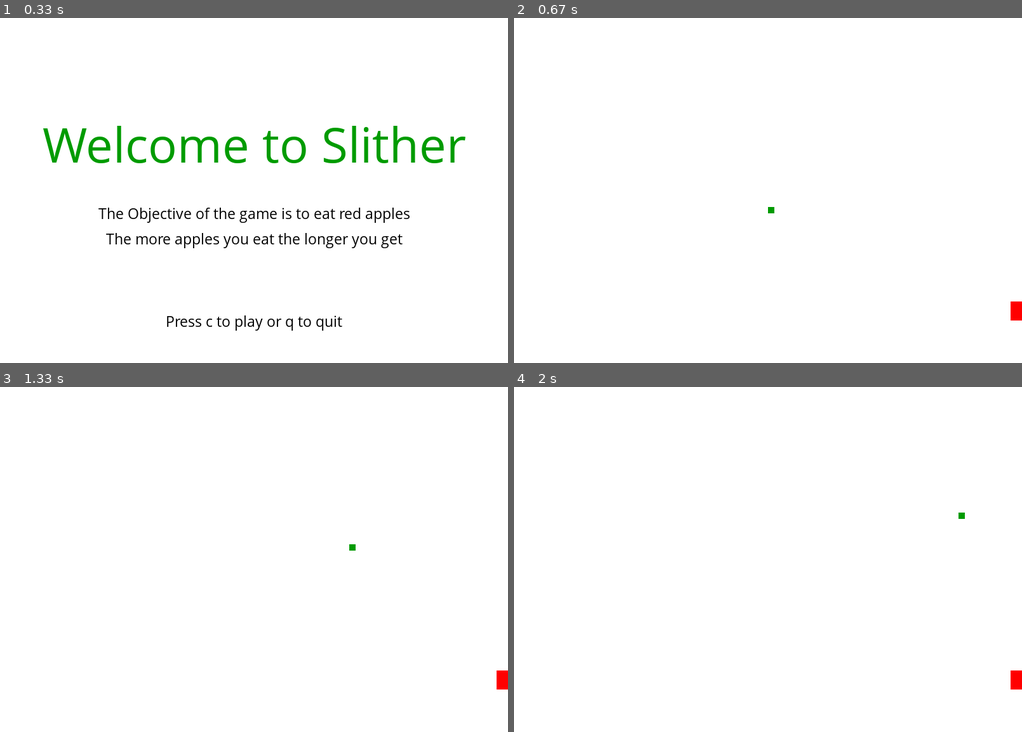
Above: before the commit, frames 1-4 (two rows, left to right).
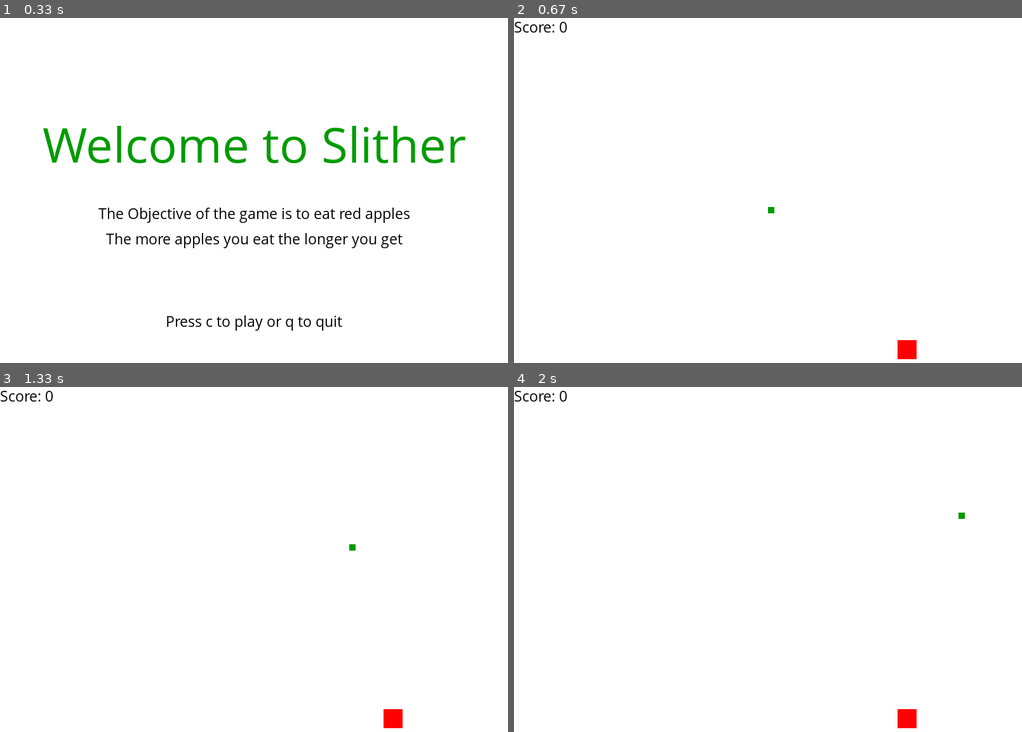
Above: after the commit, the same moments.

Repository: ravenusmc/Learn_Pygame
Game: pygame game, started from main.py
The game is run twice, just before and just after one commit, with the same random seed, the same clock (stepped at 60 frames per second) and the same inputs.
Inputs:
- Up to frame 1 (0.33 s): no input
- Up to frame 2 (0.67 s): tap C at 0.33 s
- Up to frame 3 (1.33 s): hold Right 0.67-1.13 s; hold Up from 1.17 s (still down)
- Up to frame 4 (2 s): release Up at 1.47 s; hold Right 1.5-1.97 s

Frame 1 is identical in both runs. In frame 2, 0.4% of the frame differs, in the area x 0-100%, y 1-99%; in frame 3, 0.4%; in frame 4, 0.4%.

Commit message:
added a score function

Diff:
--- a/main.py
+++ b/main.py
@@ -25,6 +25,16 @@
 largefont = pygame.font.SysFont("comicsansms", 80)
 
 ##Functions
+def score(score):
+    text = smallfont.render("Score: "+str(score), True, black)
+    gameDisplay.blit(text, [0,0])
+
+def randAppleGen():
+    randAppleX = round(random.randrange(0, display_width - block_size))
+    randAppleY = round(random.randrange(0, display_height - block_size))
+
+    return randAppleX,randAppleY
+
 def game_intro():
 
     intro = True
@@ -94,8 +104,7 @@
     snakeList = []
     snakeLength = 1
 
-    randAppleX = round(random.randrange(0, display_width - block_size)) #/10.0)* 10.0
-    randAppleY = round(random.randrange(0, display_height - block_size)) #/ 10.0) * 10.0
+    randAppleX,randAppleY = randAppleGen()
 
     while not gameExit:
 
@@ -160,9 +169,10 @@
                 gameOver = True
 
         snake(block_size, snakeList)
+        score(snakeLength-1)
         pygame.display.update()
 
-        #Controls eating an apple when the apple is different sizes
+        #Controls eating an apple when the apple is different sizes, OLD CODE
 ##        if lead_x >= randAppleX and lead_x <= randAppleX + AppleThickness:
 ##            if lead_y >= randAppleY and lead_y <= randAppleY + AppleThickness:
 ##                randAppleX = round(random.randrange(0, display_width - block_size)) #/10.0)* 10.0
@@ -171,12 +181,10 @@
 
         if lead_x > randAppleX and lead_x < randAppleX + AppleThickness or lead_x + block_size > randAppleX and lead_x + block_size < randAppleX + AppleThickness:
            if lead_y > randAppleY and lead_y < randAppleY + AppleThickness:
-               randAppleX = round(random.randrange(0, display_width - block_size)) #/10.0)* 10.0
-               randAppleY = round(random.randrange(0, display_height - block_size))#/ 10.0) * 10.0
+               randAppleX,randAppleY = randAppleGen()
                snakeLength += 1
            elif lead_y + block_size > randAppleY and lead_y + block_size < randAppleY + AppleThickness:
-                randAppleX = round(random.randrange(0, display_width - block_size)) #/10.0)* 10.0
-                randAppleY = round(random.randrange(0, display_height - block_size))#/ 10.0) * 10.0
+                randAppleX,randAppleY = randAppleGen()
                 snakeLength += 1
 
 
